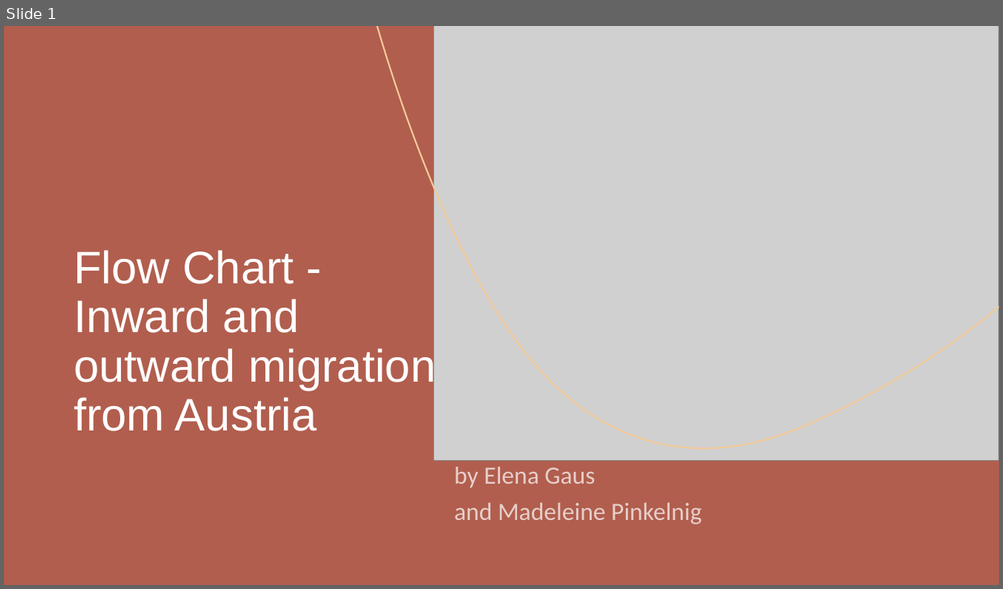
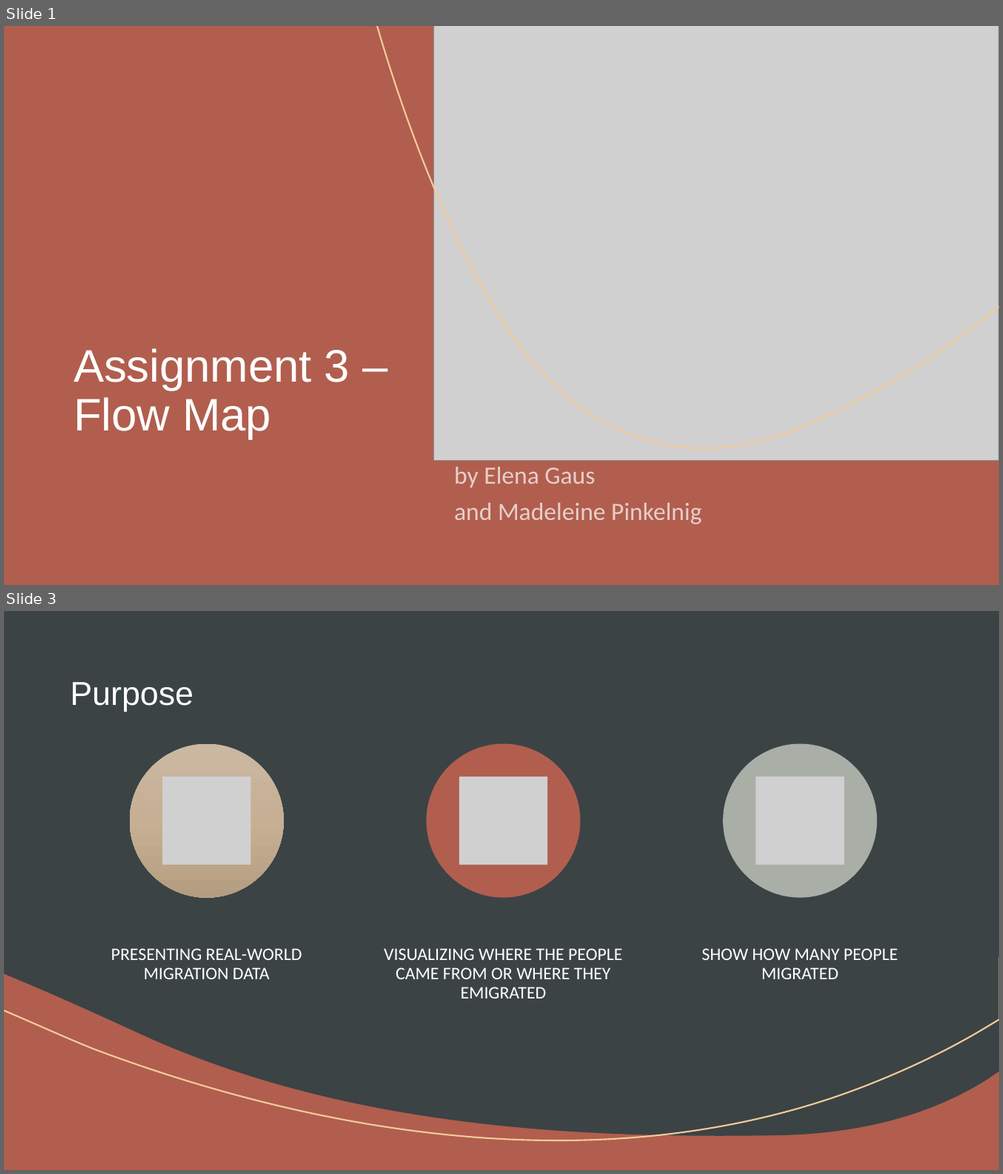
Before and after one commit to MadeByMel/geovisualisation, a slide deck: project_presentation.pptx. Shown one above the other, each under a label of ours: slide 1 before the commit, slides 1 and 3 after it; the slides between them are not shown. The pictures are 1003x589 and 1003x1174 pixels, drawn with LibreOffice and Linux fonts; fonts in the diff are those of the drawing; grey boxes stand for pictures. Boxes give left, top, right and bottom in pixels: in the first picture for what was removed or moved away, otherwise in the second. Text is boxed around its words. In the diff, an @@ line names an element or a change of style, - is before the commit and + after.

```diff
--- a/project_presentation.pptx
+++ b/project_presentation.pptx
@@ slide 3 added at bbox=[4, 611, 999, 1170], background #B15E4E; not listed: 3 template elements that a slide beside it also shows @@
@@ rectangle added at bbox=[4, 611, 999, 1170], fill #B15E4E @@
@@ freeform shape added at bbox=[4, 611, 999, 1136], fill #3B4345 @@
@@ freeform shape added at bbox=[4, 611, 999, 1170], outline #F4CB99 1.5 pt @@
@@ title added at bbox=[70, 682, 193, 712], 32 pt, text #FFFFFF @@
+Purpose
@@ group added at bbox=[111, 743, 897, 999]: 3 ellipses, 3 pictures, 3 texts @@
+PRESENTING REAL-WORLD MIGRATION DATA
+VISUALIZING WHERE THE PEOPLE CAME FROM OR WHERE THEY EMIGRATED
+SHOW HOW MANY PEOPLE MIGRATED
@@ slide 1 changed as well @@
@@ title at bbox=[74, 349, 350, 440]: text changed @@
-Flow Chart - Inward and outward migration from Austria
+Assignment 3 – Flow Map
```
Also in this commit, not shown: 5 other slides added, 6 slides removed.
